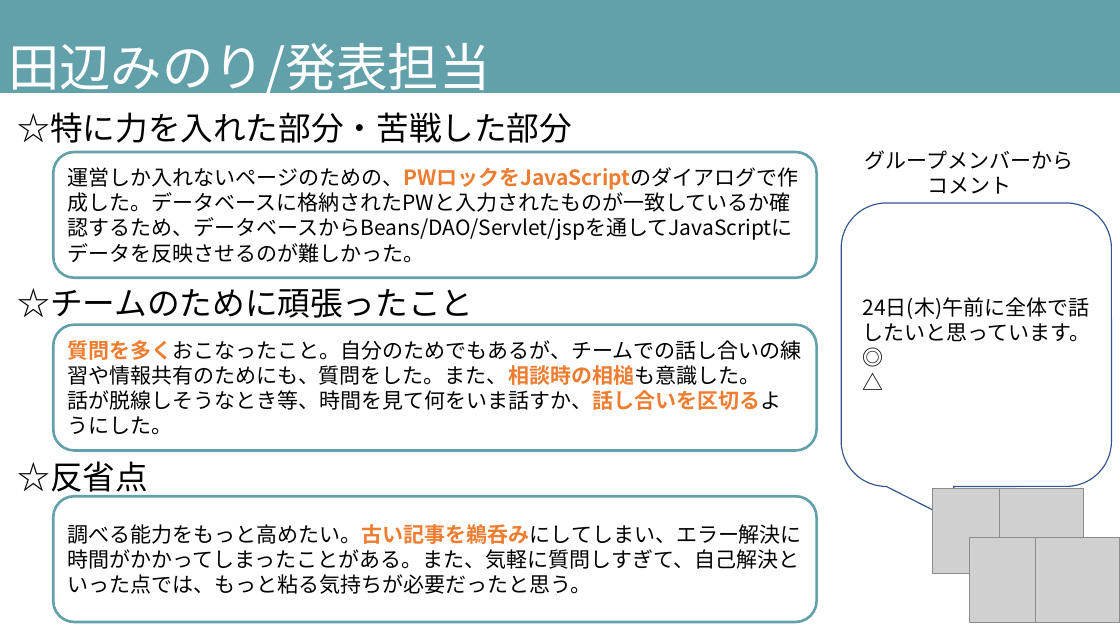
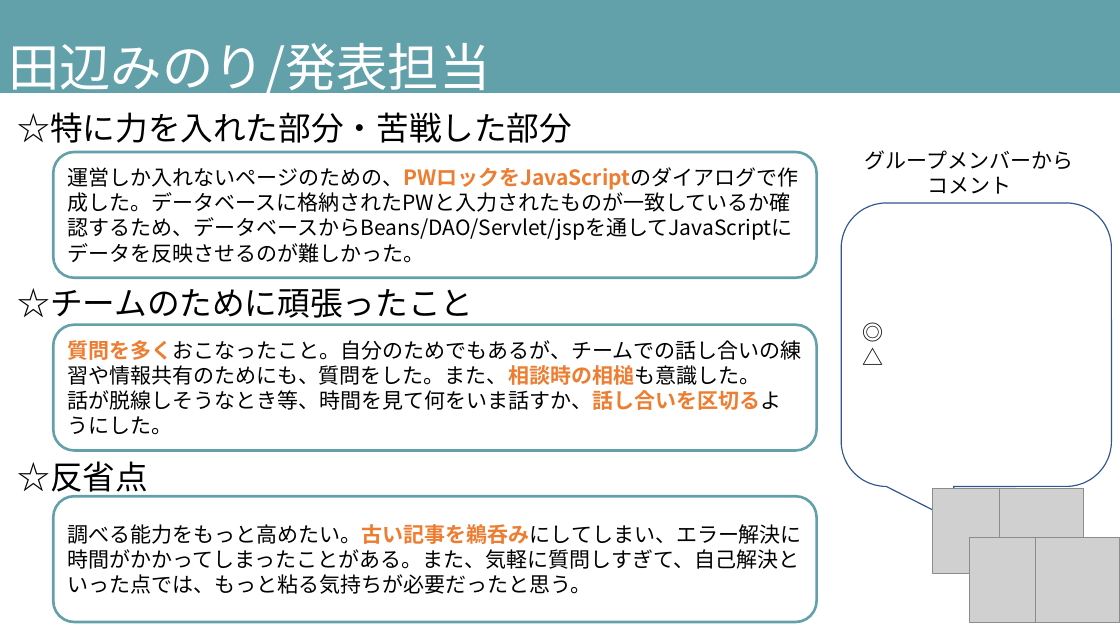
Before and after one commit to DOJO-2021/B-3, a slide deck: slide 18 of documents/発表スライド_ビーチサンダル.pptx. Drawn at 1120x630 pixels with LibreOffice and Linux fonts; fonts in the diff are those of the drawing; grey boxes stand for pictures. Boxes give left, top, right and bottom in pixels: in the first picture for what was removed or moved away, otherwise in the second. Text is boxed around its words. In the diff, an @@ line names an element or a change of style, - is before the commit and + after.

```diff
--- a/documents/発表スライド_ビーチサンダル.pptx
+++ b/documents/発表スライド_ビーチサンダル.pptx
@@ text in rounded speech box at [863, 297, 1091, 342]: paragraph removed @@
-24日(木)午前に全体で話したいと思っています。
```
Also in this commit, not shown: 4 other slides changed.
